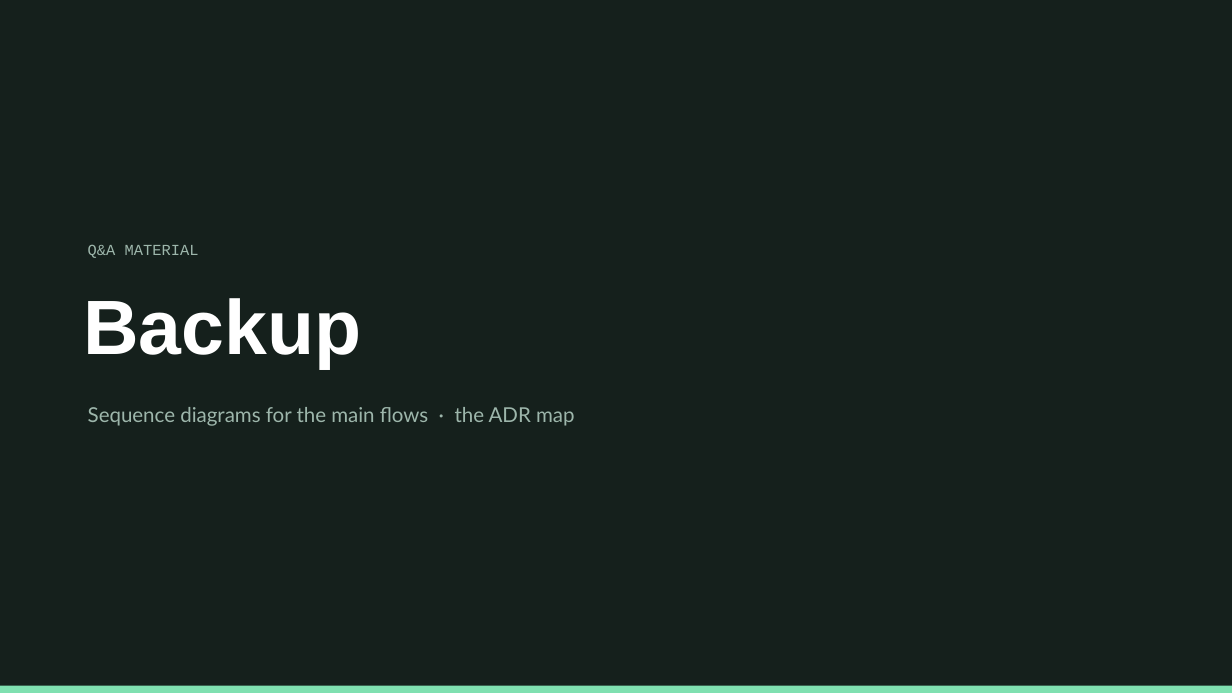
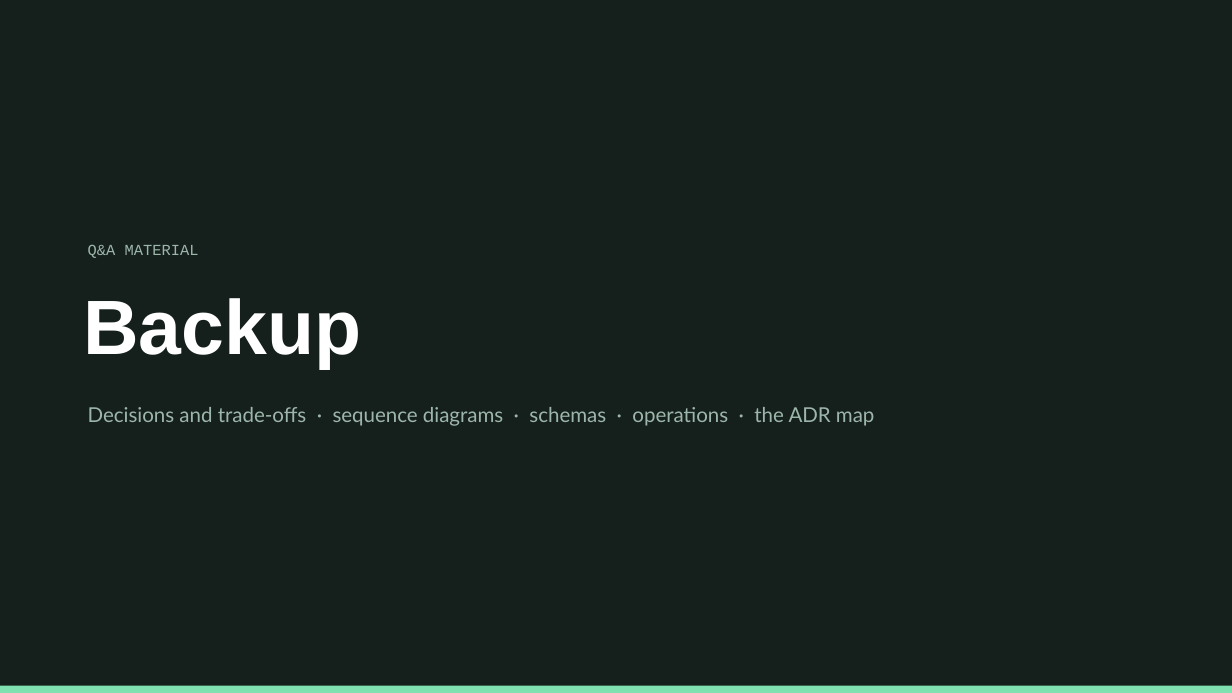
Before and after one commit to wanthat-app/monorepo, a slide deck: slide 19 of slides/wanthat-presentation.pptx (slide 14 before the commit). Drawn at 1232x693 pixels with LibreOffice and Linux fonts; fonts in the diff are those of the drawing. Boxes give left, top, right and bottom in pixels: in the first picture for what was removed or moved away, otherwise in the second. Text is boxed around its words. In the diff, an @@ line names an element or a change of style, - is before the commit and + after.

```diff
--- a/slides/wanthat-presentation.pptx
+++ b/slides/wanthat-presentation.pptx
@@ text at (x1=88, y1=407, x2=874, y2=426): text changed @@
-Sequence diagrams for the main flows · the ADR map
+Decisions and trade-offs · sequence diagrams · schemas · operations · the ADR map
```
Also in this commit, not shown: 20 other slides changed, 14 slides added, 2 other files.
